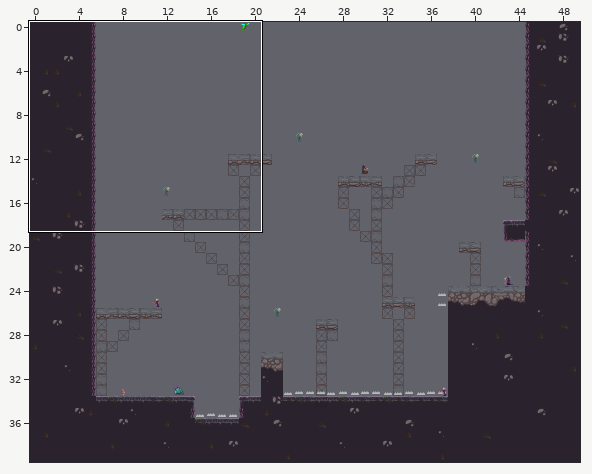
Two states of a Tiled map (JSON), Eudaemon/desktop/out/production/resources/levels/level1.json. The first picture is a wide view before the edit; the outline marks the close-up.
Close-up. Before the commit:
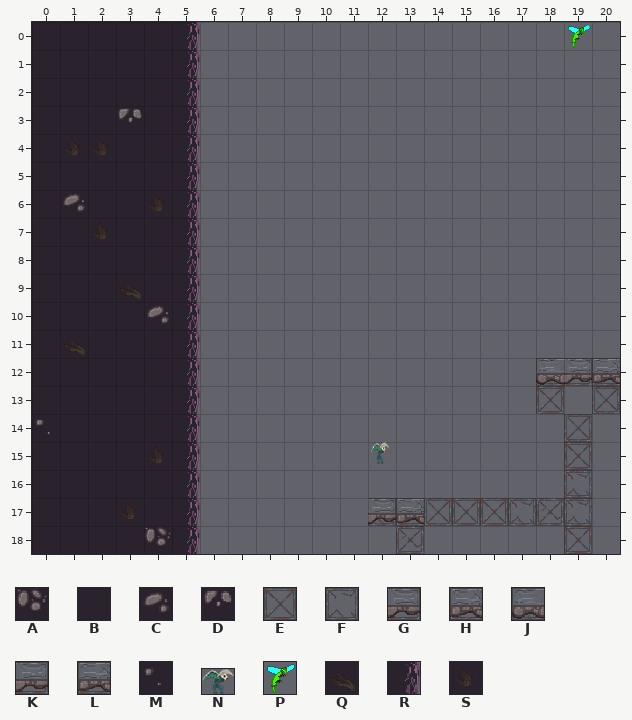
Cells are 32x32 px. Shown: x 0..20, y 0..18. The commit also changed other parts of the map, which this record leaves out.
Key: from "Eudaemon Tilleset": A 10 "DeepDirt1x1A", B 11 "DeepDirt1x1B", C 12 "DeepDirt1x1C", D 16 "DirtDeepDirt1x1D", E 19 "Scaffolding1x1A", F 20 "Scaffolding1x1B", G 21 "Scaffolding1x1C", H 22 "Scaffolding1x1D", J 25 "ConcreteNoBottom2x1_1A", K 26 "ConcreteNoBottom2x1_2A", L 27 "ConcreteNoBottom2x1_1B", M 53 "DeepDirt1x1D", N 80 "flyGuardian", P 88 "fly", Q 89 "CorruptedDirtC", R 93 "CorruptedRightA", S 105 "CorruptedDirtB".
_ is an empty cell.
Objects are placed by their top-left corner, in cells (3,4 is the top-left corner of cell 3,4); size is 1x1 cell unless given.
Layer "TileLayerBG" before, first column x 0:
 0 _____________________
 1 _____________________
 2 _____________________
 3 _____________________
 4 _____________________
 5 _____________________
 6 _____________________
 7 _____________________
 8 _____________________
 9 _____________________
10 _____________________
11 _____________________
12 __________________FGG
13 __________________E_H
14 ___________________H_
15 ___________________E_
16 ___________________F_
17 ____________FHHEEFGF_
18 _____________G_____E_
Layer "TileLayerFG" before, first column x 0:
 0 BBBBBR_______________
 1 BBBBBR_______________
 2 BBBBBR_______________
 3 BBBDBR_______________
 4 BSSBBR_______________
 5 BBBBBR_______________
 6 BCBBSR_______________
 7 BBSBBR_______________
 8 BBBBBR_______________
 9 BBBQBR_______________
10 BBBBCR_______________
11 BQBBBR_______________
12 BBBBBR____________JKL
13 BBBBBR_______________
14 MBBBBR_______________
15 BBBBSR_______________
16 BBBBBR_______________
17 BBBSBR______KL_______
18 BBBBAR_______________
Objects on layer "ObjectLayer" before:
P "Fly" at 19.1,0 size 0.9x0.9
N "FlyGuardian" at 12.1,15 size 0.6x0.8
The result:
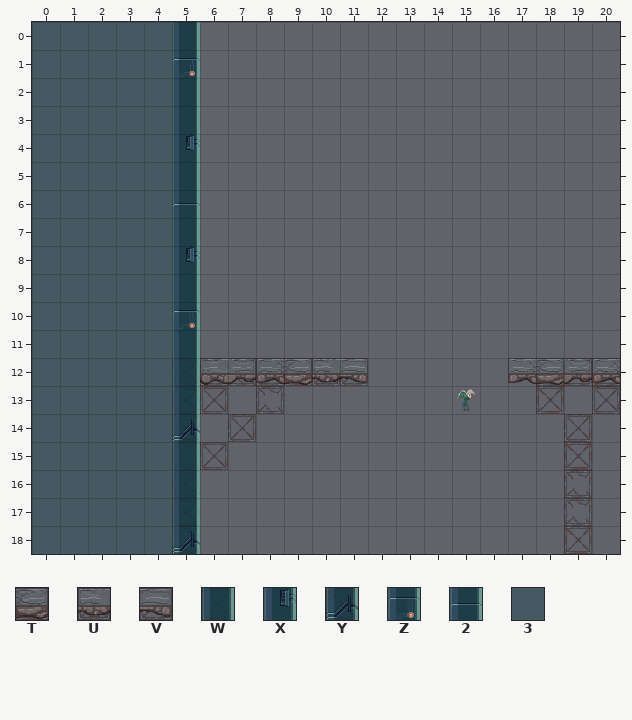
Further tiles: from "Eudaemon Tilleset": T 28 "ConcreteNoBottom2x1_2B", U 29 "ConcreteNoBottom2x1_1C", V 30 "ConcreteNoBottom2x1_2C", W 148 "MetalPlatformDVert", X 149 "MetalPlatformEVert", Y 150 "MetalPlatformFVert", Z 154 "MetalPlatformBVert", 2 155 "MetalPlatformCVert", 3 156 "MetalWallBGA".
See-through tiles are keyed as they look on the map.
Changes in this commit:
Changed rows in their new state; . is an unchanged cell.
Layer "TileLayerBG2":
first column x 0:
 0 333333
 1 333333
 2 333333
 3 333333
 4 333333
 5 333333
 6 333333
 7 333333
 8 333333
 9 333333
10 333333
11 333333
12 333333
13 333333
14 333333
15 333333
16 333333
17 333333
18 333333
Layer "TileLayerBG":
first column x 5:
12 HHFHEHH.......
13 GH.F..........
14 E.H...........
15 FH............
16 G.............
17 E......_______
18 F......._.....
Layer "TileLayerFG":
first column x 0:
 0 _____W.............
 1 _____Z.............
 2 _____W.............
 3 _____W.............
 4 _____X.............
 5 _____W.............
 6 _____2.............
 7 _____W.............
 8 _____X.............
 9 _____W.............
10 _____Z.............
11 _____W.............
12 _____WJKLTUV.....LT
13 _____W.............
14 _____Y.............
15 _____W.............
16 _____W.............
17 _____W......__.....
18 _____Y.............
Layer "ObjectLayer":
changed: N "FlyGuardian" at 12.1,15 size 0.6x0.8 -> N "FlyGuardian" at 15.2,13.1 size 0.6x0.8
changed: P "Fly" at 19.1,0 size 0.9x0.9 -> outside this view
